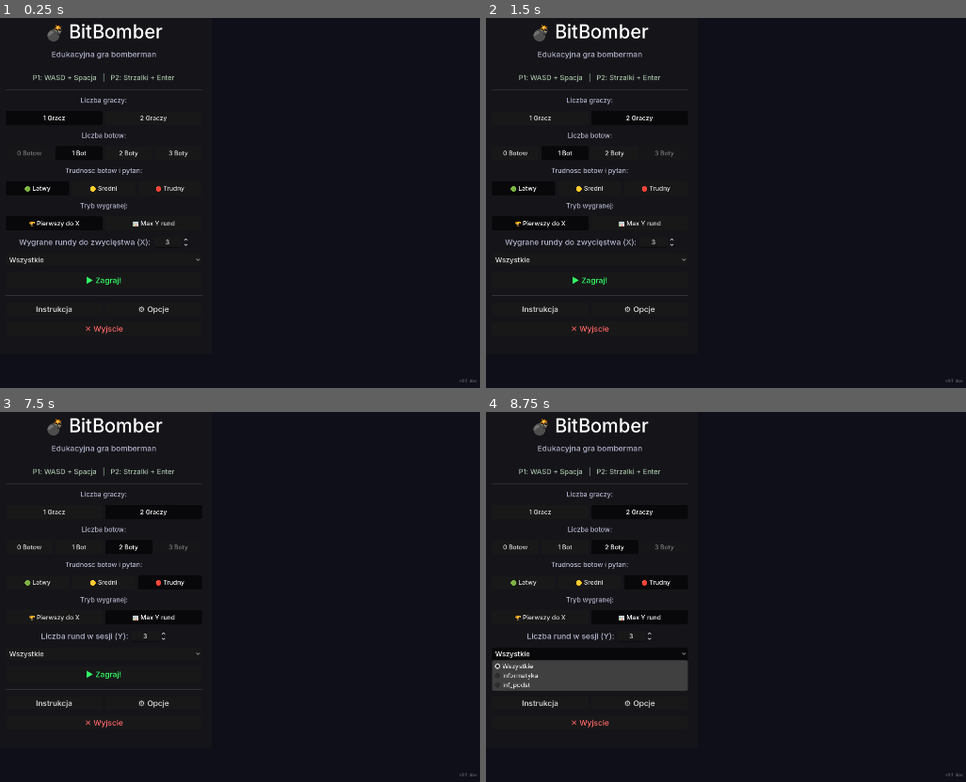
Above: before the commit, frames 1-4 (two rows, left to right).
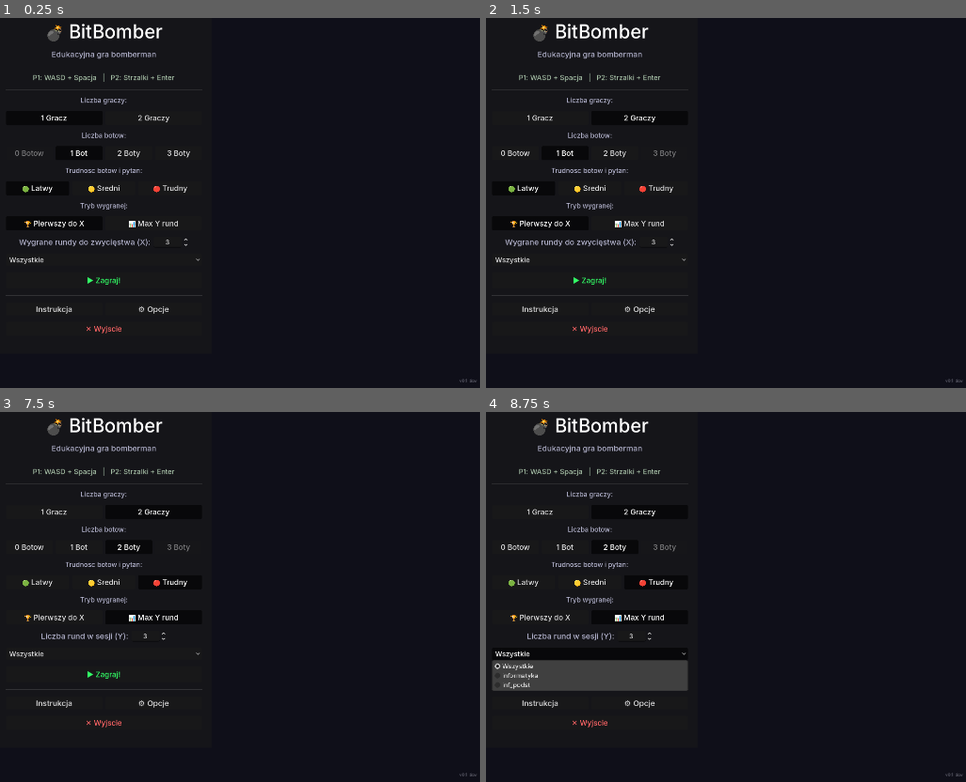
Above: after the commit, the same moments.

Repository: DaVideX12324/BitBomber
Game: Godot game, scene res://scenes/game.tscn
Two runs of this game, one before a commit and one after it. Both use one fixed random seed, a clock stepped at 60 frames per second and the inputs below.
Inputs:
- Up to frame 1 (0.25 s): no input
- Up to frame 2 (1.5 s): click "1 Gracz" at 0.5 s; click "2 Graczy" at 1.25 s
- Up to frame 3 (7.5 s): click "0 Botow" at 2 s; click "1 Bot" at 2.75 s; click "2 Boty" at 3.5 s; click "🟢 Latwy" at 4.25 s; click "🟡 Sredni" at 5 s; click "🔴 Trudny" at 5.75 s; click "🏆 Pierwszy do X" at 6.5 s; click "📊 Max Y rund" at 7.25 s
- Up to frame 4 (8.75 s): click "Wszystkie" at 8 s

The runs differ from the first frame. In frame 1, 0.8% of the frame differs, in the area x 3-40%, y 26-86%; in frame 2, 0.8%; in frame 3, 0.8%; in frame 4, 0.7%.

Commit message:
Add font size overrides to main menu
Set scaled font size overrides for main menu buttons in _on_scale_changed: apply UIScaleManager.px(19) to player, bot, difficulty, win buttons and Start/Quit buttons to ensure consistent UI scaling. Also cleaned up stray blank lines in scenes/ui/main_menu.tscn.

Diff:
--- a/scenes/ui/main_menu.tscn
+++ b/scenes/ui/main_menu.tscn
@@ -61,7 +61,6 @@
 [node name="PlayersLabel" type="Label" parent="Center/Panel/VBox" unique_id=500000001]
 layout_mode = 2
 theme_override_colors/font_color = Color(0.7, 0.7, 0.8, 1)
-
 text = "Liczba graczy:"
 horizontal_alignment = 1
 
@@ -74,7 +73,6 @@
 custom_minimum_size = Vector2(72, 36)
 layout_mode = 2
 size_flags_horizontal = 3
-
 toggle_mode = true
 button_pressed = true
 text = "1 Gracz"
@@ -83,7 +81,6 @@
 custom_minimum_size = Vector2(72, 36)
 layout_mode = 2
 size_flags_horizontal = 3
-
 toggle_mode = true
 text = "2 Graczy"
 
@@ -92,7 +89,6 @@
 custom_minimum_size = Vector2(72, 36)
 layout_mode = 2
 size_flags_horizontal = 3
-
 toggle_mode = true
 text = "3 Graczy"
 
@@ -101,14 +97,12 @@
 custom_minimum_size = Vector2(72, 36)
 layout_mode = 2
 size_flags_horizontal = 3
-
 toggle_mode = true
 text = "4 Graczy"
 
 [node name="BotsLabel" type="Label" parent="Center/Panel/VBox" unique_id=600000001]
 layout_mode = 2
 theme_override_colors/font_color = Color(0.7, 0.7, 0.8, 1)
-
 text = "Liczba botow:"
 horizontal_alignment = 1
 
@@ -121,7 +115,6 @@
 custom_minimum_size = Vector2(72, 36)
 layout_mode = 2
 size_flags_horizontal = 3
-
 toggle_mode = true
 text = "0 Botow"
 
@@ -129,7 +122,6 @@
 custom_minimum_size = Vector2(72, 36)
 layout_mode = 2
 size_flags_horizontal = 3
-
 toggle_mode = true
 button_pressed = true
 text = "1 Bot"
@@ -138,7 +130,6 @@
 custom_minimum_size = Vector2(72, 36)
 layout_mode = 2
 size_flags_horizontal = 3
-
 toggle_mode = true
 text = "2 Boty"
 
@@ -146,14 +137,12 @@
 custom_minimum_size = Vector2(72, 36)
 layout_mode = 2
 size_flags_horizontal = 3
-
 toggle_mode = true
 text = "3 Boty"
 
 [node name="DiffLabel" type="Label" parent="Center/Panel/VBox" unique_id=700000001]
 layout_mode = 2
 theme_override_colors/font_color = Color(0.7, 0.7, 0.8, 1)
-
 text = "Trudnosc botow i pytan:"
 horizontal_alignment = 1
 
@@ -166,7 +155,6 @@
 custom_minimum_size = Vector2(88, 36)
 layout_mode = 2
 size_flags_horizontal = 3
-
 toggle_mode = true
 button_pressed = true
 text = "🟢 Latwy"
@@ -175,7 +163,6 @@
 custom_minimum_size = Vector2(88, 36)
 layout_mode = 2
 size_flags_horizontal = 3
-
 toggle_mode = true
 text = "🟡 Sredni"
 
@@ -183,14 +170,12 @@
 custom_minimum_size = Vector2(88, 36)
 layout_mode = 2
 size_flags_horizontal = 3
-
 toggle_mode = true
 text = "🔴 Trudny"
 
 [node name="WinLabel" type="Label" parent="Center/Panel/VBox" unique_id=800000001]
 layout_mode = 2
 theme_override_colors/font_color = Color(0.7, 0.7, 0.8, 1)
-
 text = "Tryb wygranej:"
 horizontal_alignment = 1
 
@@ -203,7 +188,6 @@
 custom_minimum_size = Vector2(140, 36)
 layout_mode = 2
 size_flags_horizontal = 3
-
 toggle_mode = true
 button_pressed = true
 text = "🏆 Pierwszy do X"
@@ -212,7 +196,6 @@
 custom_minimum_size = Vector2(140, 36)
 layout_mode = 2
 size_flags_horizontal = 3
-
 toggle_mode = true
 text = "📊 Max Y rund"
 
@@ -224,7 +207,6 @@
 [node name="RoundsLabel" type="Label" parent="Center/Panel/VBox/HBoxRounds" unique_id=800000006]
 layout_mode = 2
 theme_override_colors/font_color = Color(0.7, 0.7, 0.8, 1)
-
 text = "Wygrane rundy do zwyciestwa (X):"
 
 [node name="RoundsSpin" type="SpinBox" parent="Center/Panel/VBox/HBoxRounds" unique_id=800000007]
@@ -237,12 +219,10 @@
 [node name="QuizOpt" type="OptionButton" parent="Center/Panel/VBox" unique_id=900000001]
 layout_mode = 2
 
-
 [node name="BtnStart" type="Button" parent="Center/Panel/VBox" unique_id=900000002]
 custom_minimum_size = Vector2(0, 42)
 layout_mode = 2
 theme_override_colors/font_color = Color(0.2, 1, 0.4, 1)
-
 text = "▶ Zagraj!"
 
 [node name="Sep3" type="HSeparator" parent="Center/Panel/VBox" unique_id=33520659]
@@ -256,20 +236,17 @@
 [node name="BtnHelp" type="Button" parent="Center/Panel/VBox/HBoxMeta" unique_id=2043692537]
 layout_mode = 2
 size_flags_horizontal = 3
-
 text = "Instrukcja"
 
 [node name="BtnOptions" type="Button" parent="Center/Panel/VBox/HBoxMeta" unique_id=111111112]
 layout_mode = 2
 size_flags_horizontal = 3
-
 text = "⚙ Opcje"
 
 [node name="BtnQuit" type="Button" parent="Center/Panel/VBox" unique_id=196722966]
 custom_minimum_size = Vector2(0, 36)
 layout_mode = 2
 theme_override_colors/font_color = Color(1, 0.4, 0.4, 1)
-
 text = "✕ Wyjscie"
 
 [node name="VerLabel" type="Label" parent="." unique_id=899343667]
@@ -285,7 +262,6 @@
 grow_horizontal = 0
 grow_vertical = 0
 theme_override_colors/font_color = Color(0.4, 0.4, 0.45, 1)
-
 text = "v0.1-dev"
 horizontal_alignment = 2
 
--- a/scripts/main_menu.gd
+++ b/scripts/main_menu.gd
@@ -123,14 +123,20 @@
 	# Rozmiary przycisków
 	for btn in _players_btns:
 		(btn as Button).custom_minimum_size = UIScaleManager.sz2(BASE_BTN_SM.x,   BASE_BTN_SM.y)
+		(btn as Button).add_theme_font_size_override("font_size",UIScaleManager.px(19))
 	for btn in _bots_btns:
 		(btn as Button).custom_minimum_size = UIScaleManager.sz2(BASE_BTN_SM.x,   BASE_BTN_SM.y)
+		(btn as Button).add_theme_font_size_override("font_size",UIScaleManager.px(19))
 	for btn in _diff_btns:
 		(btn as Button).custom_minimum_size = UIScaleManager.sz2(BASE_BTN_DIFF.x, BASE_BTN_DIFF.y)
+		(btn as Button).add_theme_font_size_override("font_size",UIScaleManager.px(19))
 	for btn in _win_btns:
 		(btn as Button).custom_minimum_size = UIScaleManager.sz2(BASE_BTN_WIN.x,  BASE_BTN_WIN.y)
+		(btn as Button).add_theme_font_size_override("font_size",UIScaleManager.px(19))
 	_start_btn.custom_minimum_size = UIScaleManager.sz2(BASE_BTN_START.x, BASE_BTN_START.y)
+	_start_btn.add_theme_font_size_override("font_size",UIScaleManager.px(19))
 	_quit_btn.custom_minimum_size  = UIScaleManager.sz2(BASE_BTN_QUIT.x,  BASE_BTN_QUIT.y)
+	_quit_btn.add_theme_font_size_override("font_size",UIScaleManager.px(19))
 
 
 # ---------------------------------------------------------------------------
